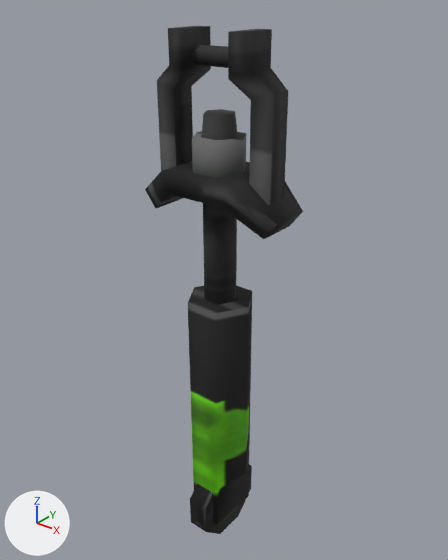
Renders of the glTF model public/assets/models/Wand.glb from each side of a commit.
Both versions are drawn from a 50 mm camera at (0.137, -0.17, 0.163) aimed at (-0.003, 0.005, 0.054). Arrows for +X, +Y and +Z are at lower left; the lights stay in place. The first picture is the older version.
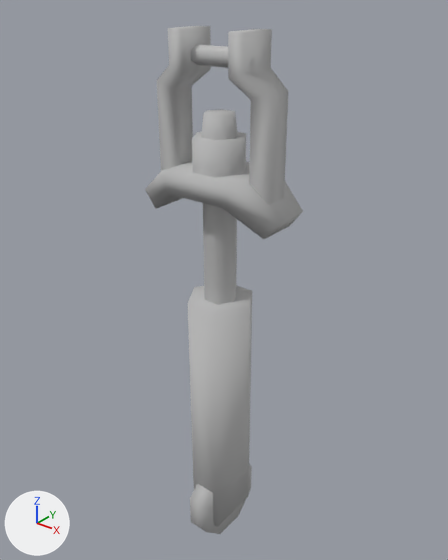
The edits, one by one:
In material 'Doctor01' (mat_doctor01), texture is no longer img_image_0.
In material 'Doctor01' (mat_doctor01), base_color is now set to (0.5, 0.5, 0.5), grey #bcbcbc.

Location of each change, [x1, y1, x2, y2] in pixels of the pictures (448 x 560 px):
'Mesh_0', surface changed (black to grey)
    both: [145, 26, 303, 534]
